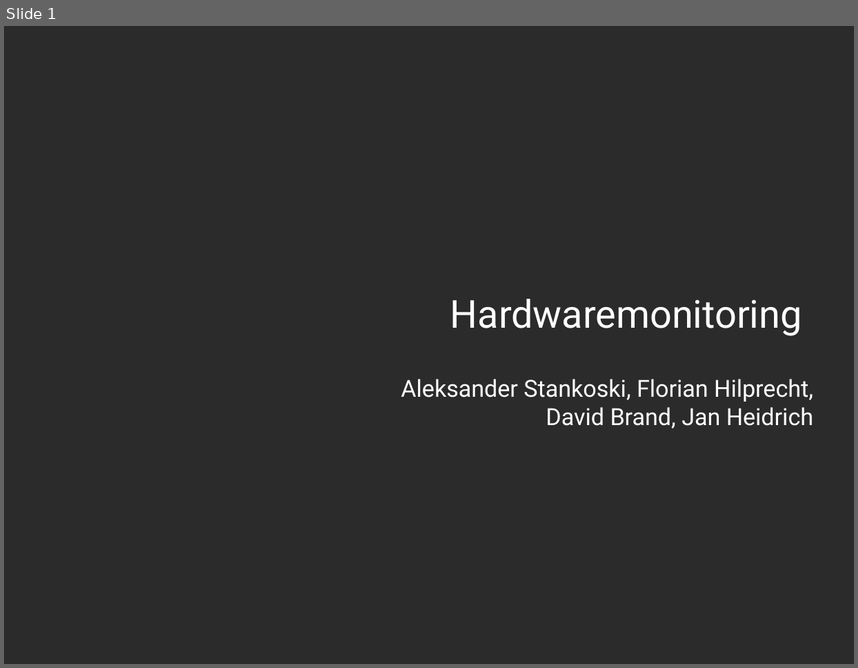
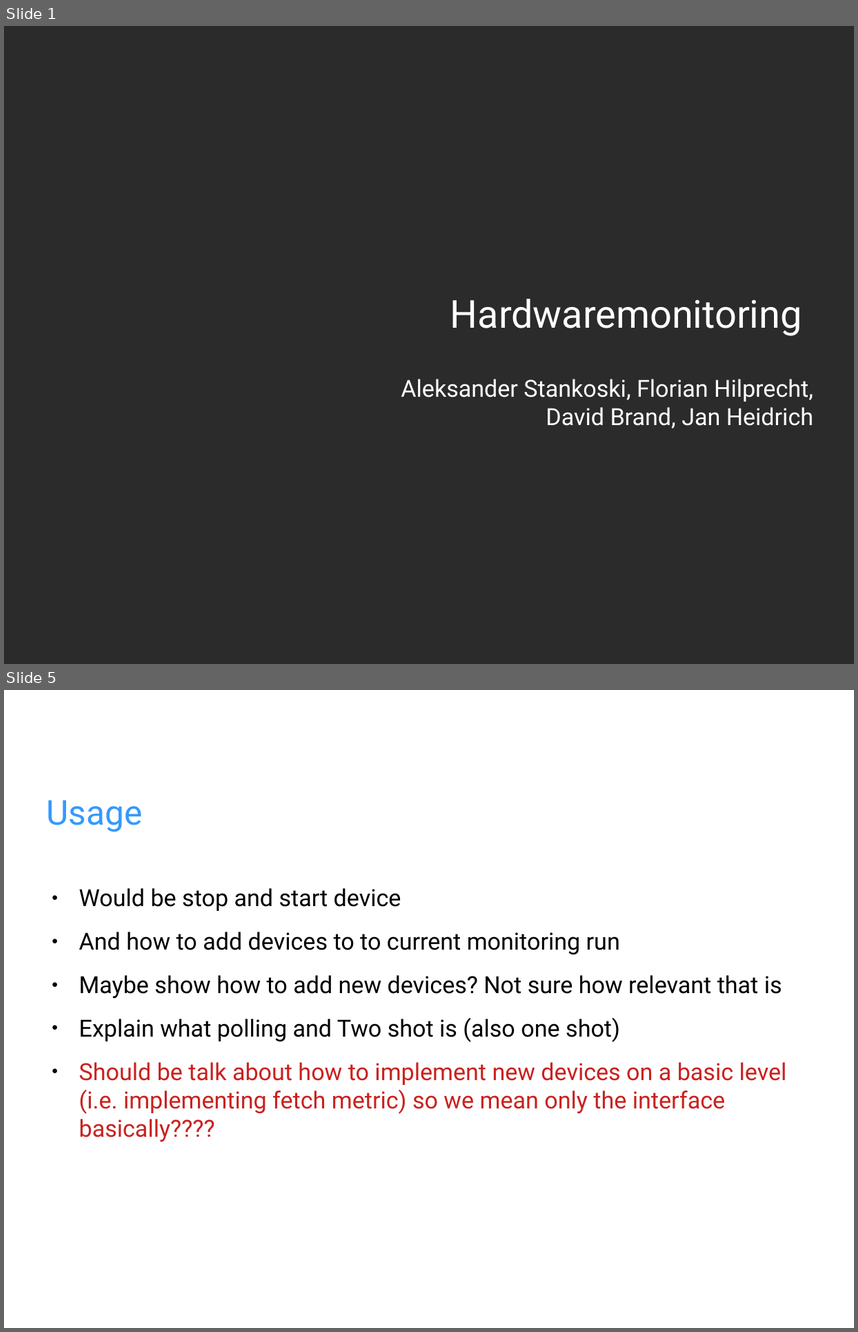
Before and after one commit to fhilprec/HardwareMonitoring, a slide deck: ProjectPresentation.odp. Shown one above the other, each under a label of ours: slide 1 before the commit, slides 1 and 5 after it; the slides between them are not shown. The pictures are 858x668 and 858x1332 pixels, drawn with LibreOffice and Linux fonts; fonts in the diff are those of the drawing; background and template pictures are left out; a plain dark background stands for a picture behind light text. Boxes give left, top, right and bottom in pixels: in the first picture for what was removed or moved away, otherwise in the second. Text is boxed around its words. In the diff, an @@ line names an element or a change of style, - is before the commit and + after.

```diff
--- a/ProjectPresentation.odp
+++ b/ProjectPresentation.odp
@@ slide 5 added at bbox=[4, 690, 854, 1328], background picture (left out) @@
@@ title added at bbox=[47, 800, 143, 832], 32 pt, text #3399FF @@
+Usage
@@ text added at bbox=[79, 888, 787, 1142], 22 pt, text #000000 @@
+● Would be stop and start device
+● And how to add devices to to current monitoring run
+● Maybe show how to add new devices? Not sure how relevant that is
+● Explain what polling and Two shot is (also one shot)
+● Should be talk about how to implement new devices on a basic level (i.e. implementing fetch metric) so we mean only the interface basically????
```
Also in this commit, not shown: 5 slides changed, 4 other slides added, 3 slides removed.
